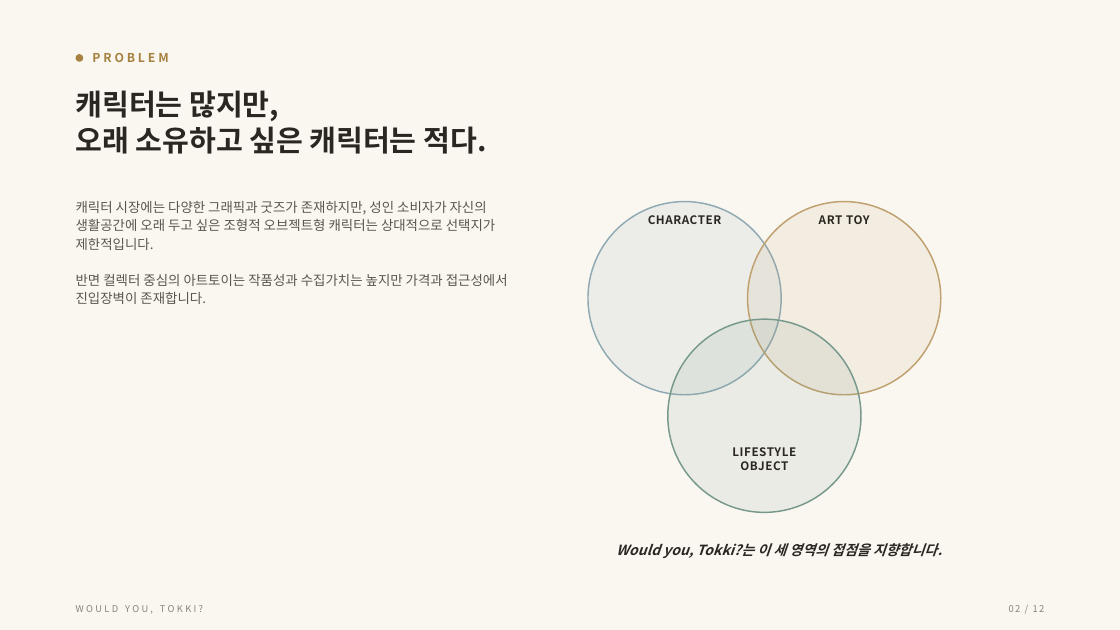
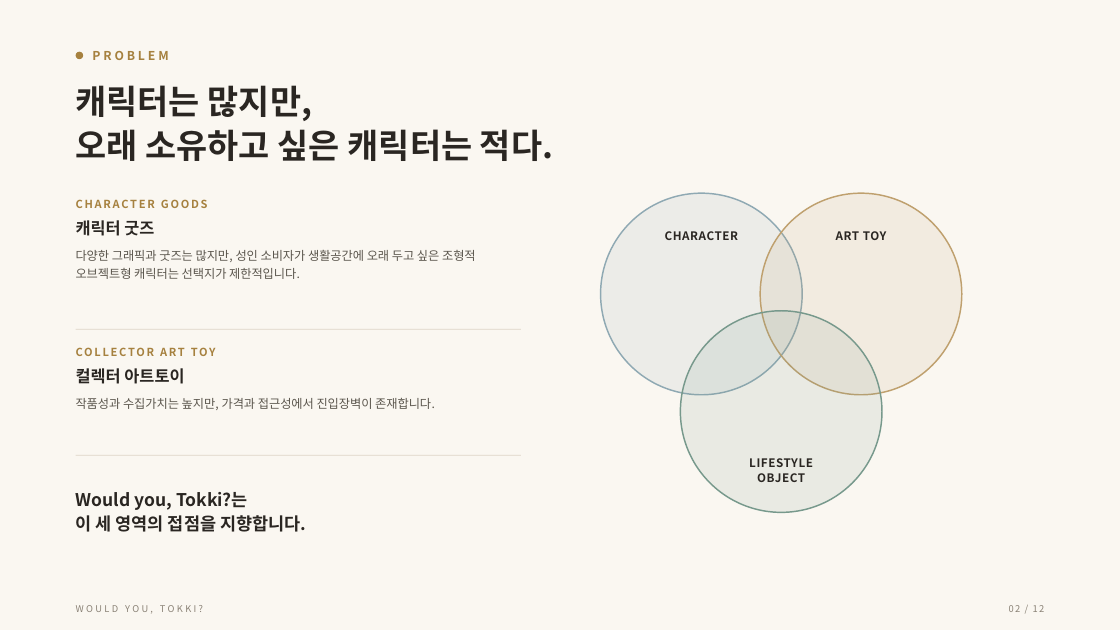
Before and after one commit to yehol/hoho, a slide deck: slide 2 of WOULD_YOU_TOKKI_IR_DECK_12P.pptx. Drawn at 1120x630 pixels with LibreOffice and Linux fonts; fonts in the diff are those of the drawing. Boxes give left, top, right and bottom in pixels: in the first picture for what was removed or moved away, otherwise in the second. Text is boxed around its words. In the diff, an @@ line names an element or a change of style, - is before the commit and + after.

```diff
--- a/WOULD_YOU_TOKKI_IR_DECK_12P.pptx
+++ b/WOULD_YOU_TOKKI_IR_DECK_12P.pptx
@@ ellipse: place and size @@
-ellipse at box(76, 55, 83, 62)
+ellipse at box(76, 51, 83, 59)
@@ text "캐릭터는 많지만," at box(76, 85, 554, 161): size 25 to 29 pt; line spacing 31pt to 38pt @@
@@ text added at box(76, 199, 208, 208), 9.5 pt, text #A6813F, bold @@
+CHARACTER GOODS
@@ ellipse: place and size @@
-ellipse at box(588, 202, 781, 395)
+ellipse at box(601, 193, 802, 395)
@@ ellipse at box(601, 193, 802, 395): fill #8FA9B3 at 12% opacity to #8FA9B3 at 13% opacity @@
@@ ellipse: place and size @@
-ellipse at box(748, 202, 941, 395)
+ellipse at box(760, 193, 962, 395)
@@ ellipse at box(760, 193, 962, 395): fill #BFA06E at 12% opacity to #BFA06E at 13% opacity @@
@@ text added at box(76, 220, 154, 236), 14 pt, text #2A2622, bold @@
+캐릭터 굿즈
@@ line spacing 12pt to 12.5pt in 3 elements at box(749, 458, 813, 482), box(836, 231, 887, 240), box(665, 231, 739, 240) @@
@@ text "CHARACTER": place and size @@
-text "CHARACTER" at box(648, 215, 722, 224)
+text "CHARACTER" at box(665, 231, 739, 240)
@@ text "ART TOY": place and size @@
-text "ART TOY" at box(819, 215, 870, 224)
+text "ART TOY" at box(836, 231, 887, 240)
@@ text at box(76, 250, 476, 279): text changed; size 11.5 to 10.5 pt @@
-캐릭터 시장에는 다양한 그래픽과 굿즈가 존재하지만, 성인 소비자가 자신의 생활공간에 오래 두고 싶은 조형적 오브젝트형 캐릭터는 상대적으로 선택지가 제한적입니다.
-반면 컬렉터 중심의 아트토이는 작품성과 수집가치는 높지만 가격과 접근성에서 진입장벽이 존재합니다.
+다양한 그래픽과 굿즈는 많지만, 성인 소비자가 생활공간에 오래 두고 싶은 조형적 오브젝트형 캐릭터는 선택지가 제한적입니다.
@@ line added from (76, 329) to (521, 329), #DDD5C7 0.75 pt @@
@@ ellipse: place and size @@
-ellipse at box(668, 319, 861, 513)
+ellipse at box(681, 311, 882, 513)
@@ ellipse at box(681, 311, 882, 513): fill #77998C at 12% opacity to #77998C at 13% opacity @@
@@ text added at box(191, 347, 216, 356), 9.5 pt, text #A6813F, bold @@
+COLLECTOR ART TOY
@@ text added at box(76, 368, 184, 384), 14 pt, text #2A2622, bold @@
+컬렉터 아트토이
@@ text added at box(76, 398, 435, 410), 10.5 pt, text #5B564D @@
+작품성과 수집가치는 높지만, 가격과 접근성에서 진입장벽이 존재합니다.
@@ line added from (76, 455) to (521, 455), #DDD5C7 0.75 pt @@
@@ text "LIFESTYLE": place and size @@
-text "LIFESTYLE" at box(732, 447, 796, 470)
+text "LIFESTYLE" at box(749, 458, 813, 482)
@@ text at box(76, 492, 306, 532): text changed; size 12 to 15 pt; italic off @@
-Would you, Tokki?는 이 세 영역의 접점을 지향합니다.
+Would you, Tokki?는
+이 세 영역의 접점을 지향합니다.
```
Also in this commit, not shown: 11 other slides changed, 36 other files.
